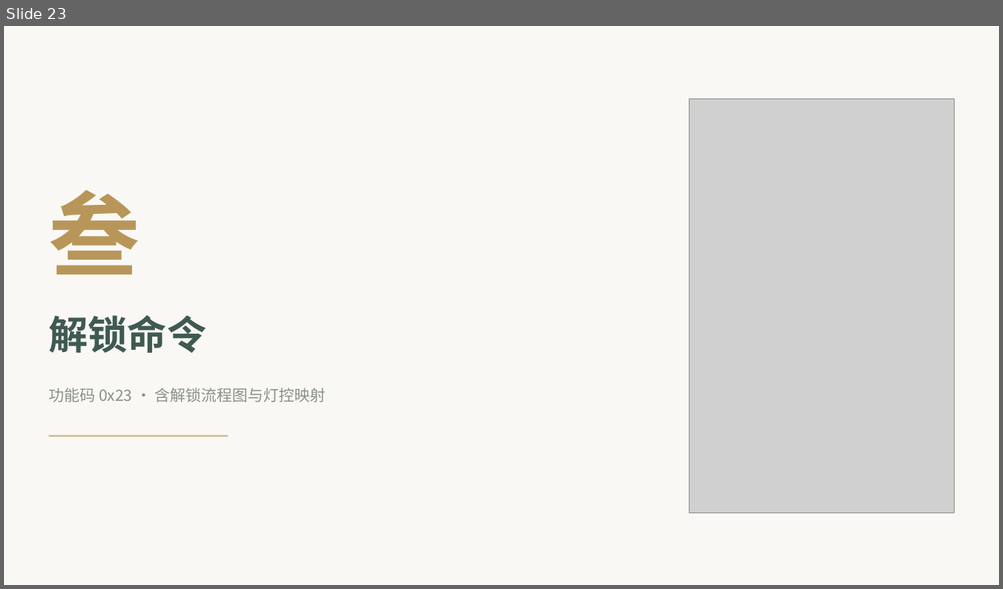
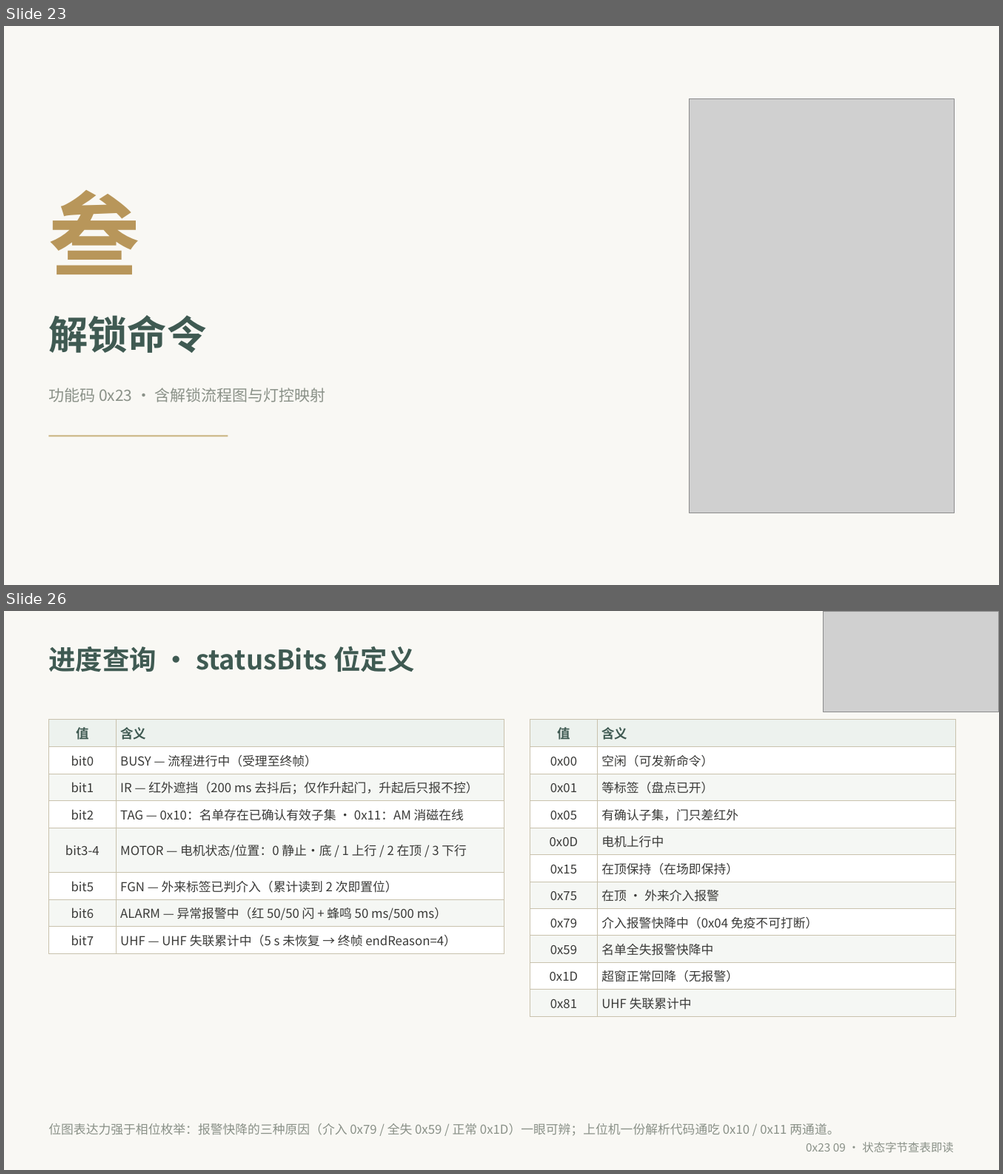
Before and after one commit to xrswnw/ZLR5401, a slide deck: Protocol/App_Protocol_V1.4.pptx. Shown one above the other, each under a label of ours: slide 23 before the commit, slides 23 and 26 after it; the slides between them are not shown. The pictures are 1003x589 and 1003x1174 pixels, drawn with LibreOffice and Linux fonts; fonts in the diff are those of the drawing; grey boxes stand for pictures. Boxes give left, top, right and bottom in pixels: in the first picture for what was removed or moved away, otherwise in the second. Text is boxed around its words. In the diff, an @@ line names an element or a change of style, - is before the commit and + after.

Commit message:
Round_018: 客户版协议文档 V1.4 重定版 — 仅现行落地形态 (0x10/0x11 双通道 + 0x04/0x09 statusBits 拉模式), 移除全部历史描述与已废除命令组页, V1.5/6/7 过渡版删除; judge 12 页验收 + 3 修复 (AM 消磁控制措辞/实测标注/AM 流程出口防裁切)

```diff
--- a/Protocol/App_Protocol_V1.4.pptx
+++ b/Protocol/App_Protocol_V1.4.pptx
@@ slide 26 added at (x1=4, y1=611, x2=999, y2=1170), background #F9F8F4 @@
@@ picture added at (x1=823, y1=611, x2=999, y2=712) @@
@@ text added at (x1=48, y1=646, x2=415, y2=672), 26 pt, text #3F5A52, bold @@
+进度查询 · statusBits 位定义
@@ table added at (x1=48, y1=719, x2=504, y2=950), 8 rows, 2 columns @@
+值 | 含义
+bit0 | BUSY — 流程进行中（受理至终帧）
+bit1 | IR — 红外遮挡（200 ms 去抖后；仅作升起门，升起后只报不控）
+bit2 | TAG — 0x10：名单存在已确认有效子集 · 0x11：AM 消磁在线
+bit3-4 | MOTOR — 电机状态/位置：0 静止·底 / 1 上行 / 2 在顶 / 3 下行
+bit5 | FGN — 外来标签已判介入（累计读到 2 次即置位）
+bit6 | ALARM — 异常报警中（红 50/50 闪 + 蜂鸣 50 ms/500 ms）
+bit7 | UHF — UHF 失联累计中（5 s 未恢复 → 终帧 endReason=4）
@@ table added at (x1=530, y1=719, x2=956, y2=1013), 11 rows, 2 columns @@
+值 | 含义
+0x00 | 空闲（可发新命令）
+0x01 | 等标签（盘点已开）
+0x05 | 有确认子集，门只差红外
+0x0D | 电机上行中
+0x15 | 在顶保持（在场即保持）
+0x75 | 在顶 · 外来介入报警
+0x79 | 介入报警快降中（0x04 免疫不可打断）
+0x59 | 名单全失报警快降中
+0x1D | 超窗正常回降（无报警）
+0x81 | UHF 失联累计中
@@ text added at (x1=48, y1=1124, x2=839, y2=1136), 12 pt, text #8A9188 @@
+位图表达力强于相位枚举：报警快降的三种原因（介入 0x79 / 全失 0x59 / 正常 0x1D）一眼可辨；上位机一份解析代码通吃 0x10 / 0x11 两通道。
@@ text added at (x1=805, y1=1142, x2=953, y2=1153), 11 pt, text #8A9188 @@
+0x23 09 · 状态字节查表即读
```
Also in this commit, not shown: 11 slides changed, 1 slide removed, 9 other files.
